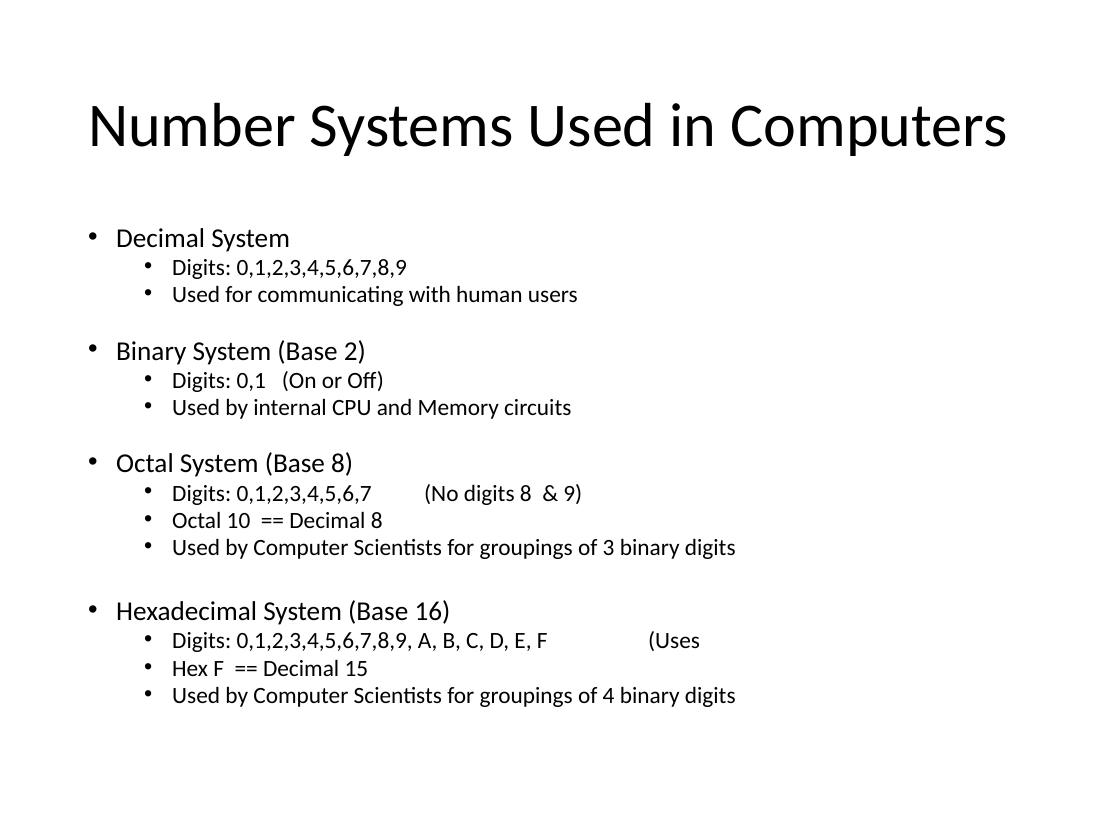
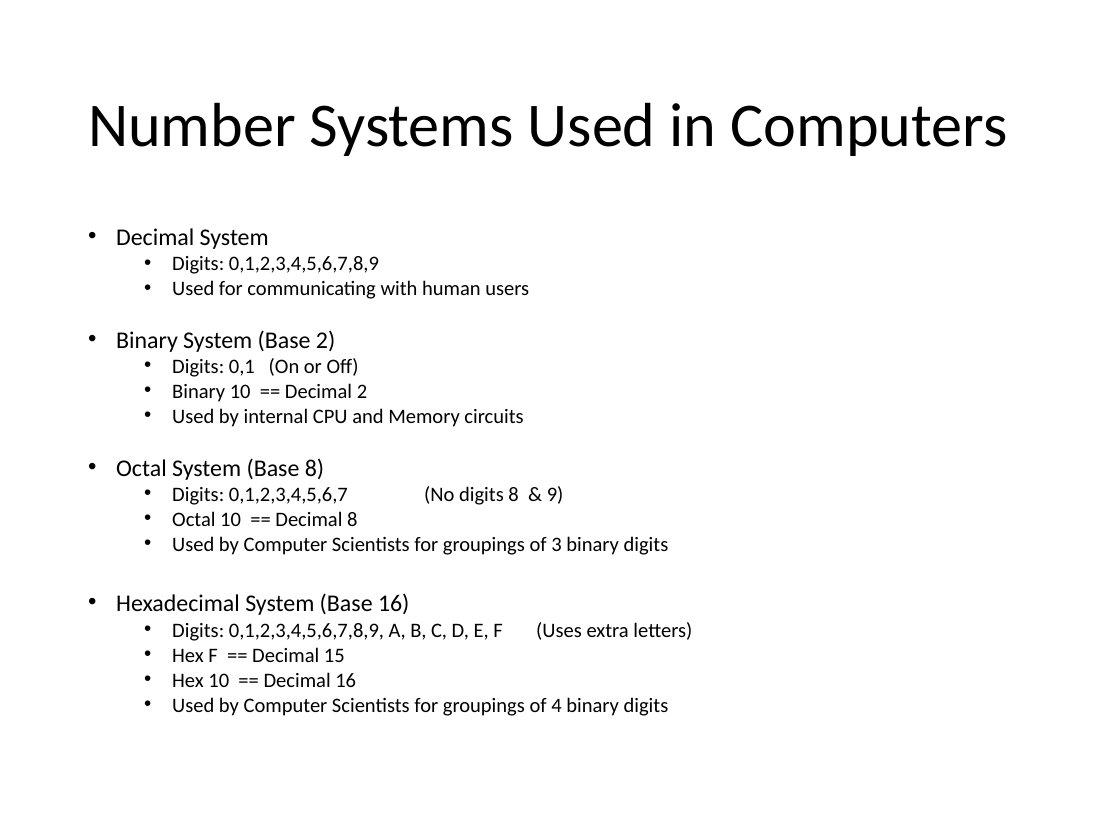
Before and after one commit to optimalcore/ICS2O0, a slide deck: slide 3 of Topic A Computer Concepts/BinaryNumbers.pptx (slide 2 before the commit). Drawn at 1120x840 pixels with LibreOffice and Linux fonts; fonts in the diff are those of the drawing. Boxes give left, top, right and bottom in pixels: in the first picture for what was removed or moved away, otherwise in the second. Text is boxed around its words. In the diff, an @@ line names an element or a change of style, - is before the commit and + after.

```diff
--- a/Topic A Computer Concepts/BinaryNumbers.pptx
+++ b/Topic A Computer Concepts/BinaryNumbers.pptx
@@ text at bbox=[116, 228, 669, 716]: size 17.5 to 15.4 pt in "Decimal System", "Binary System (Base 2)", "Octal System (Base 8)", "Hexadecimal System (Base 16)"; size 15 to 13.2 pt in "Digits: 0,1,2,3,4,5,6,7,8,9", "Used for communicating with human users", "Digits: 0,1 (On or Off)", "Used by internal CPU and Memory circuits" and 5 more places @@
@@ text at bbox=[172, 383, 367, 402]: paragraph added @@
+  • Binary 10 == Decimal 2
@@ text at bbox=[172, 622, 692, 641]: text changed; size 15 to 13.2 pt @@
-  • Digits: 0,1,2,3,4,5,6,7,8,9, A, B, C, D, E, F (Uses
+  • Digits: 0,1,2,3,4,5,6,7,8,9, A, B, C, D, E, F (Uses extra letters)
@@ text at bbox=[172, 672, 356, 687]: paragraph added @@
+  • Hex 10 == Decimal 16
```
Also in this commit, not shown: 3 slides added, 2 other files.
